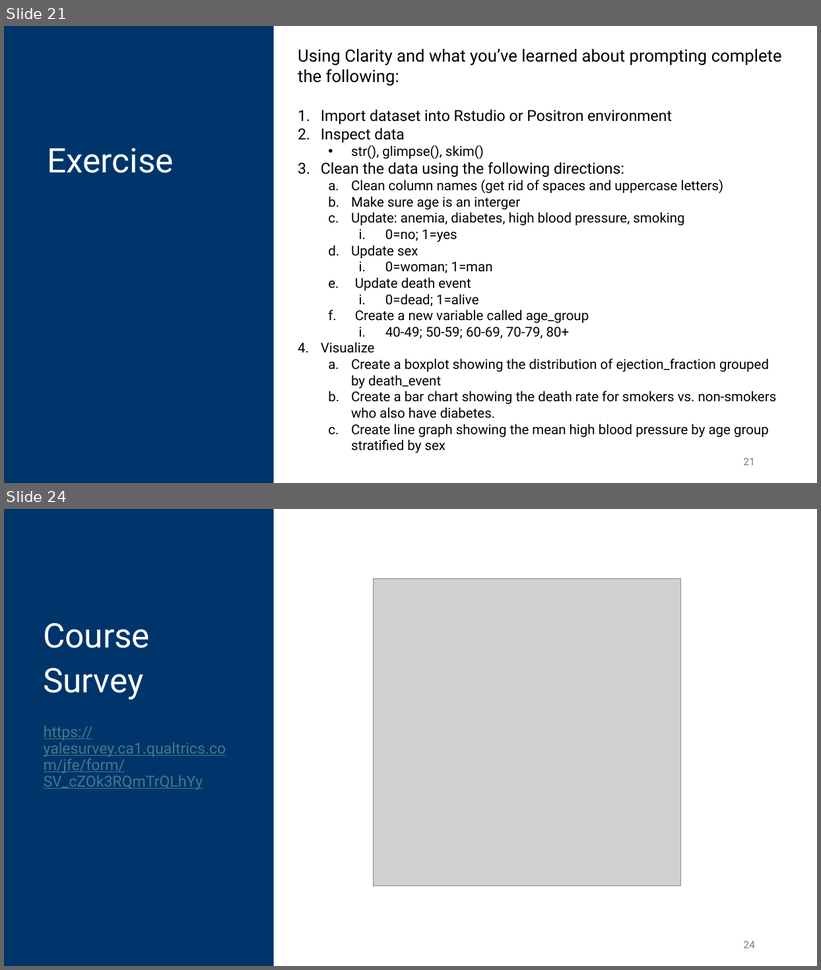
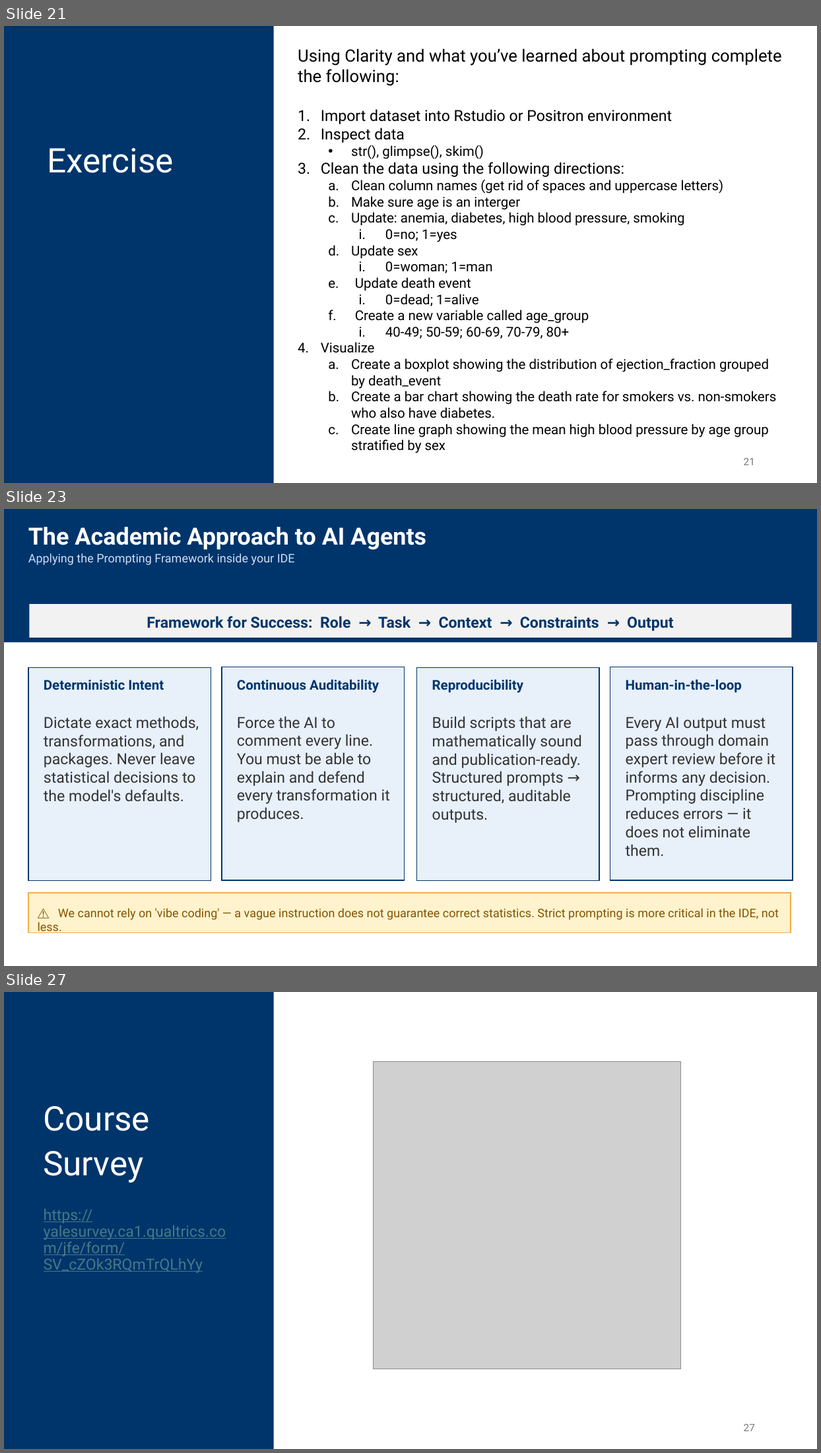
Before and after one commit to CWML/coding-with-clarity, a slide deck: Presentation.pptx. Shown one above the other, each under a label of ours: slides 21 and 24 before the commit, slides 21, 23 and 27 after it; the slides between them are not shown. The pictures are 821x970 and 821x1453 pixels, drawn with LibreOffice and Linux fonts; fonts in the diff are those of the drawing; grey boxes stand for pictures. Boxes give left, top, right and bottom in pixels: in the first picture for what was removed or moved away, otherwise in the second. Text is boxed around its words. In the diff, an @@ line names an element or a change of style, - is before the commit and + after.

```diff
--- a/Presentation.pptx
+++ b/Presentation.pptx
@@ slide 23 added at [4, 509, 817, 966], background #FFFFFF @@
@@ rectangle added at [4, 509, 817, 642], fill #00356B @@
@@ text added at [28, 527, 426, 550], 28 pt, text #FFFFFF, bold @@
+The Academic Approach to AI Agents
@@ text added at [28, 553, 295, 565], 14 pt, text #CCDDF5 @@
+Applying the Prompting Framework inside your IDE
@@ rectangle added at [30, 604, 792, 638], fill #F2F2F2 @@
@@ text added at [147, 616, 673, 631], 18 pt, text #00356B, bold @@
+Framework for Success: Role → Task → Context → Constraints → Output
@@ rectangle added at [222, 667, 404, 881], fill #E8F0FA, outline #00356B 1 pt @@
@@ rectangle added at [611, 667, 793, 881], fill #E8F0FA, outline #00356B 1 pt @@
@@ rectangle added at [28, 667, 211, 881], fill #E8F0FA, outline #00356B 1 pt @@
@@ text added at [44, 680, 164, 691], 16 pt, text #00356B, bold @@
+Deterministic Intent
@@ text added at [237, 679, 379, 693], 16 pt, text #00356B, bold @@
+Continuous Auditability
@@ rectangle added at [417, 667, 599, 881], fill #E8F0FA, outline #00356B 1 pt @@
@@ text added at [432, 679, 523, 693], 16 pt, text #00356B, bold @@
+Reproducibility
@@ text added at [626, 679, 742, 693], 16 pt, text #00356B, bold @@
+Human-in-the-loop
@@ text added at [44, 716, 199, 801], 18 pt, text #333333 @@
+Dictate exact methods, transformations, and packages. Never leave statistical decisions to the model's defaults.
@@ text added at [237, 716, 390, 823], 18 pt, text #333333 @@
+Force the AI to comment every line. You must be able to explain and defend every transformation it produces.
@@ text added at [432, 716, 582, 823], 18 pt, text #333333 @@
+Build scripts that are mathematically sound and publication-ready. Structured prompts → structured, auditable outputs.
@@ text added at [626, 717, 776, 856], 18 pt, text #333333 @@
+Every AI output must pass through domain expert review before it informs any decision. Prompting discipline reduces errors — it does not eliminate them.
@@ rectangle added at [28, 893, 791, 933], fill #FFF3CD, outline #F0AD4E 1 pt @@
@@ text added at [58, 908, 779, 920], 14 pt, text #855300 @@
+⚠ We cannot rely on 'vibe coding' — a vague instruction does not guarantee correct statistics. Strict prompting is more critical in the IDE, not less.
@@ what was slide 24 is now slide 27 @@
@@ page number at [744, 1424, 755, 1432]: text changed @@
-24
+27
```
Also in this commit, not shown: 1 slide changed, 3 other slides added, 1 slide removed.
